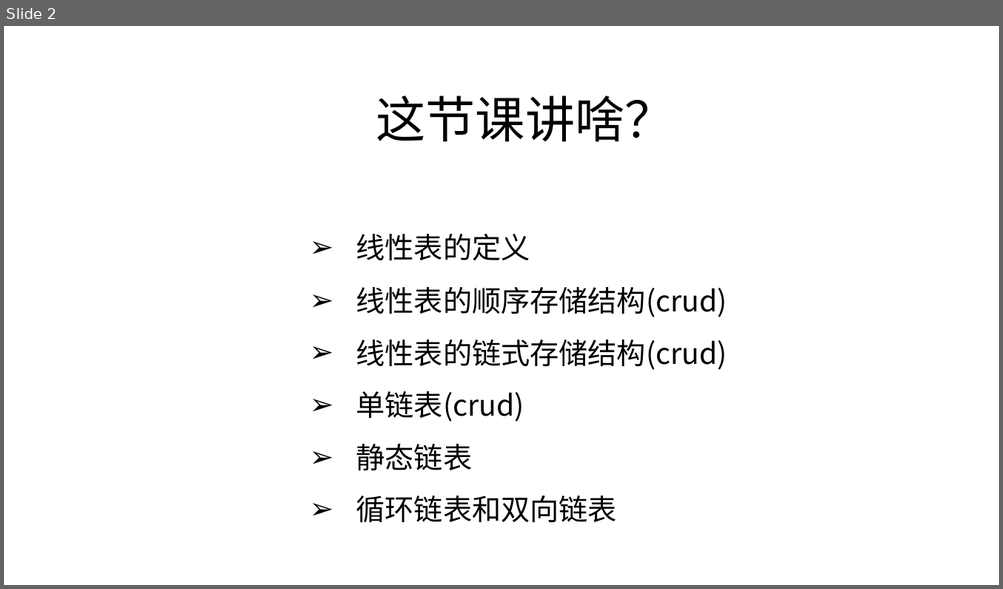
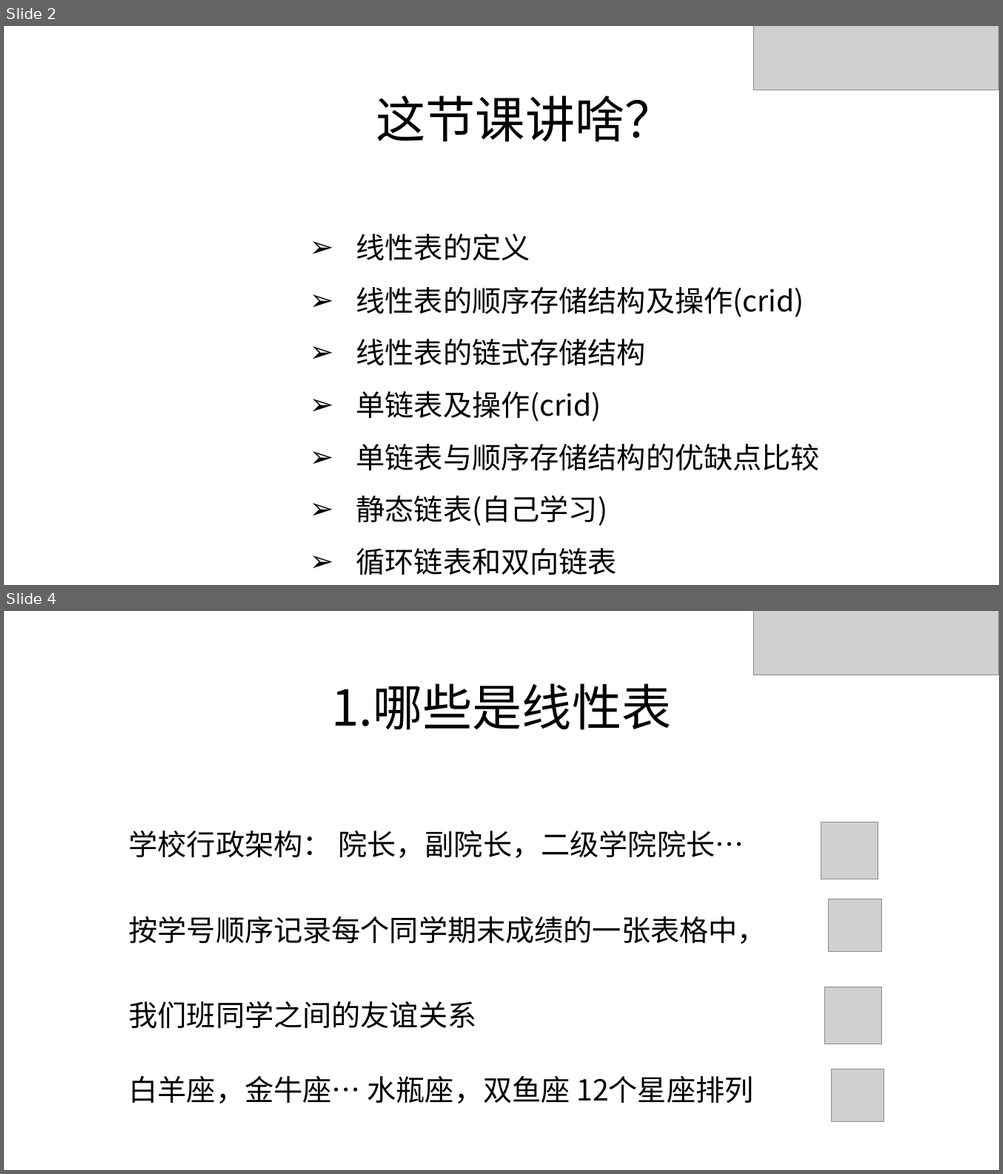
Before and after one commit to zjyesir/hmc_data_structure, a slide deck: 2.线性表.pptx. Shown one above the other, each under a label of ours: slide 2 before the commit, slides 2 and 4 after it; the slides between them are not shown. The pictures are 1003x589 and 1003x1174 pixels, drawn with LibreOffice and Linux fonts; fonts in the diff are those of the drawing; grey boxes stand for pictures; background and template pictures are left out. Boxes give left, top, right and bottom in pixels: in the first picture for what was removed or moved away, otherwise in the second. Text is boxed around its words. In the diff, an @@ line names an element or a change of style, - is before the commit and + after.

```diff
--- a/2.线性表.pptx
+++ b/2.线性表.pptx
@@ slide 4 added at [4, 611, 999, 1170], background picture (left out) @@
@@ picture added at [754, 611, 999, 675] @@
@@ text added at [331, 684, 671, 730], 48 pt, text #000000 @@
+1.哪些是线性表
@@ text added at [129, 831, 743, 858], 28 pt, text #000000 @@
+学校行政架构： 院长，副院长，二级学院院长…
@@ picture added at [821, 822, 879, 880] @@
@@ picture added at [828, 899, 882, 952] @@
@@ text added at [129, 917, 766, 944], 28 pt, text #000000 @@
+按学号顺序记录每个同学期末成绩的一张表格中，
@@ picture added at [824, 987, 882, 1045] @@
@@ text added at [129, 1002, 477, 1029], 28 pt, text #000000 @@
+我们班同学之间的友谊关系
@@ text added at [129, 1076, 753, 1104], 28 pt, text #000000 @@
+白羊座，金牛座… 水瓶座，双鱼座 12个星座排列
@@ picture added at [831, 1070, 885, 1123] @@
@@ slide 2 changed as well @@
@@ picture added at [754, 26, 999, 90] @@
@@ text at [356, 287, 819, 526]: text changed @@
-➢ 线性表的顺序存储结构(crud)
-➢ 线性表的链式存储结构(crud)
-➢ 单链表(crud)
-➢ 静态链表
+➢ 线性表的顺序存储结构及操作(crid)
+➢ 线性表的链式存储结构
+➢ 单链表及操作(crid)
+➢ 单链表与顺序存储结构的优缺点比较
+➢ 静态链表(自己学习)
```
Also in this commit, not shown: 8 other slides changed, 18 other slides added, 3 slides removed, 9 other files.
